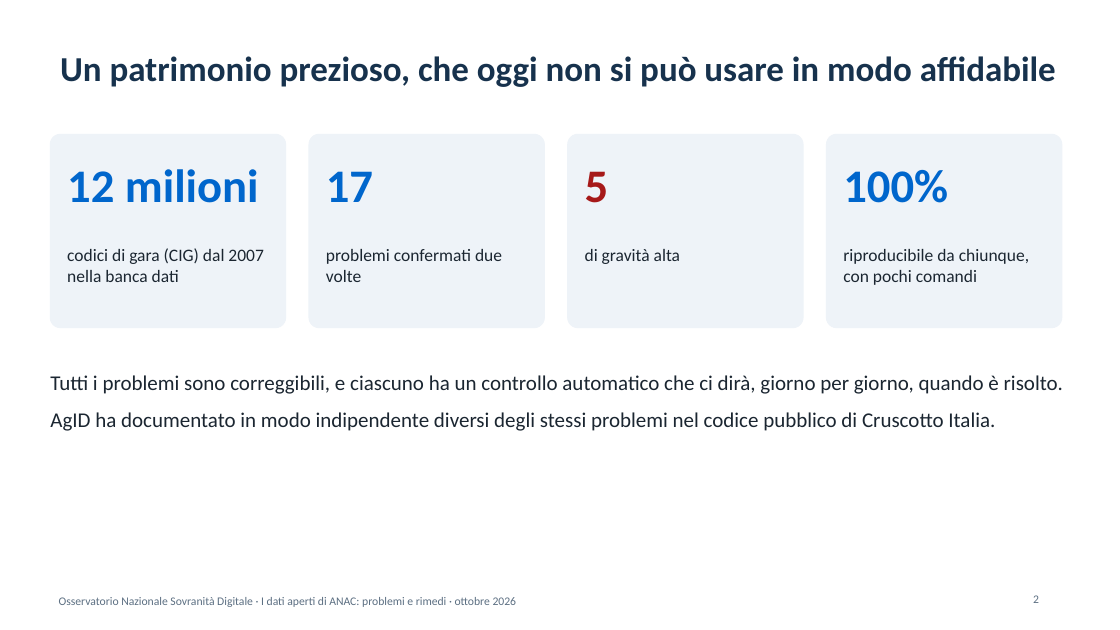
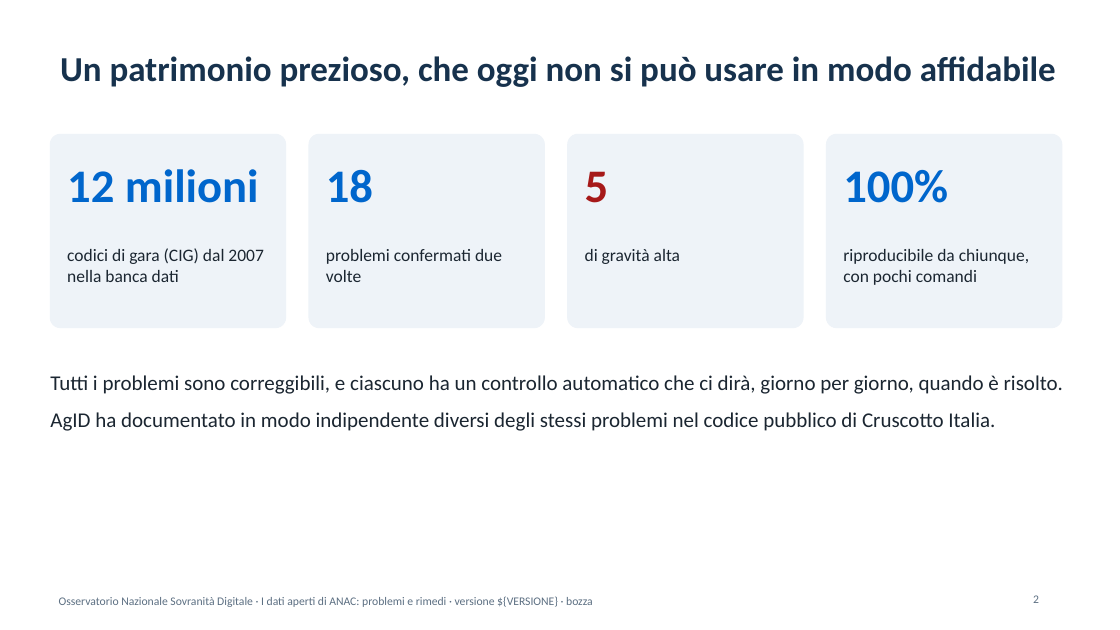
Before and after one commit to mxmap-it/analisi-spesa-ict, a slide deck: slide 2 of report/anac/presentazione-anac-2026-10.pptx. Drawn at 1120x630 pixels with LibreOffice and Linux fonts; fonts in the diff are those of the drawing. Boxes give left, top, right and bottom in pixels: in the first picture for what was removed or moved away, otherwise in the second. Text is boxed around its words. In the diff, an @@ line names an element or a change of style, - is before the commit and + after.

```diff
--- a/report/anac/presentazione-anac-2026-10.pptx
+++ b/report/anac/presentazione-anac-2026-10.pptx
@@ text at <box>326,169,373,203</box>: text changed @@
-17
+18
@@ text at <box>59,596,593,607</box>: text changed @@
-Osservatorio Nazionale Sovranità Digitale · I dati aperti di ANAC: problemi e rimedi · ottobre 2026
+Osservatorio Nazionale Sovranità Digitale · I dati aperti di ANAC: problemi e rimedi · versione ${VERSIONE} · bozza
```
Also in this commit, not shown: 18 other slides changed, 1 slide added, 21 other files.
